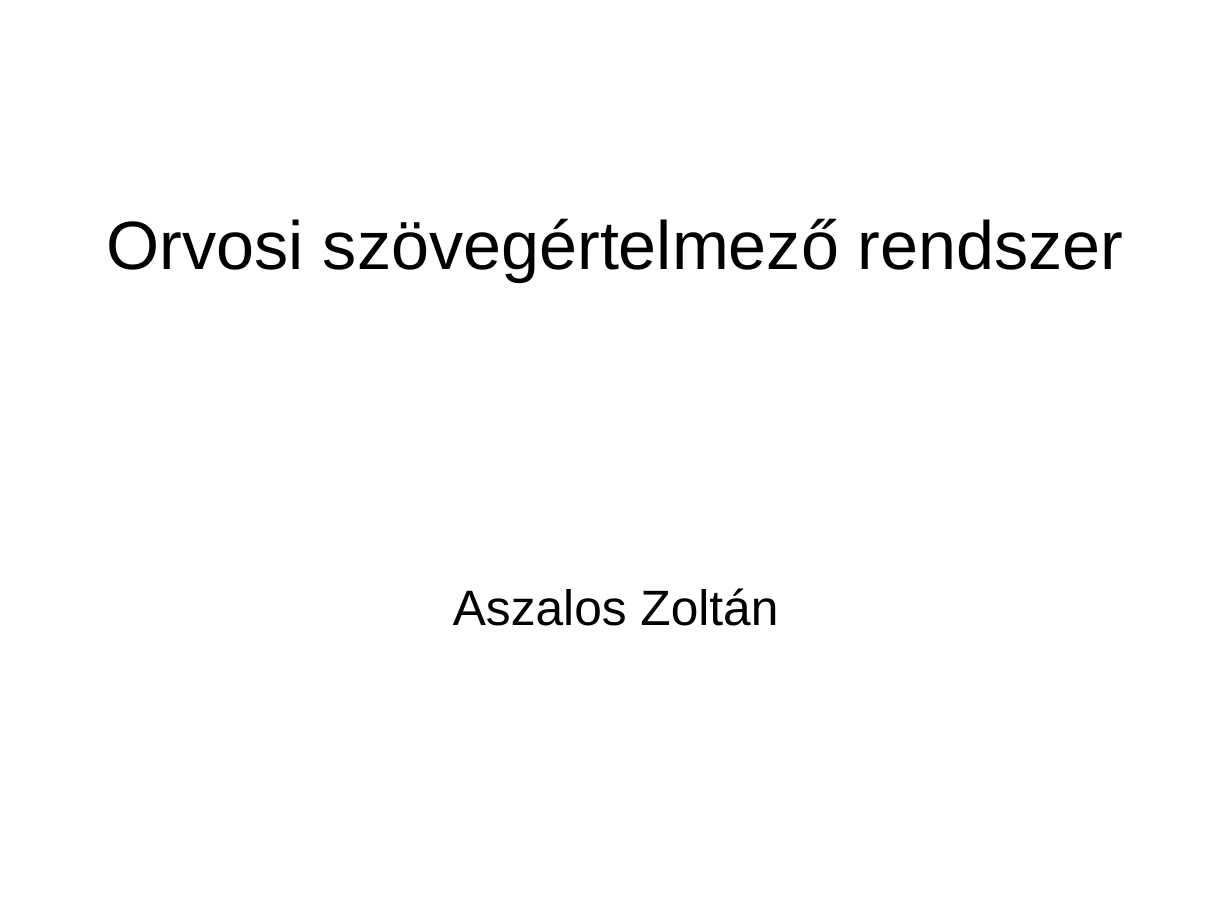
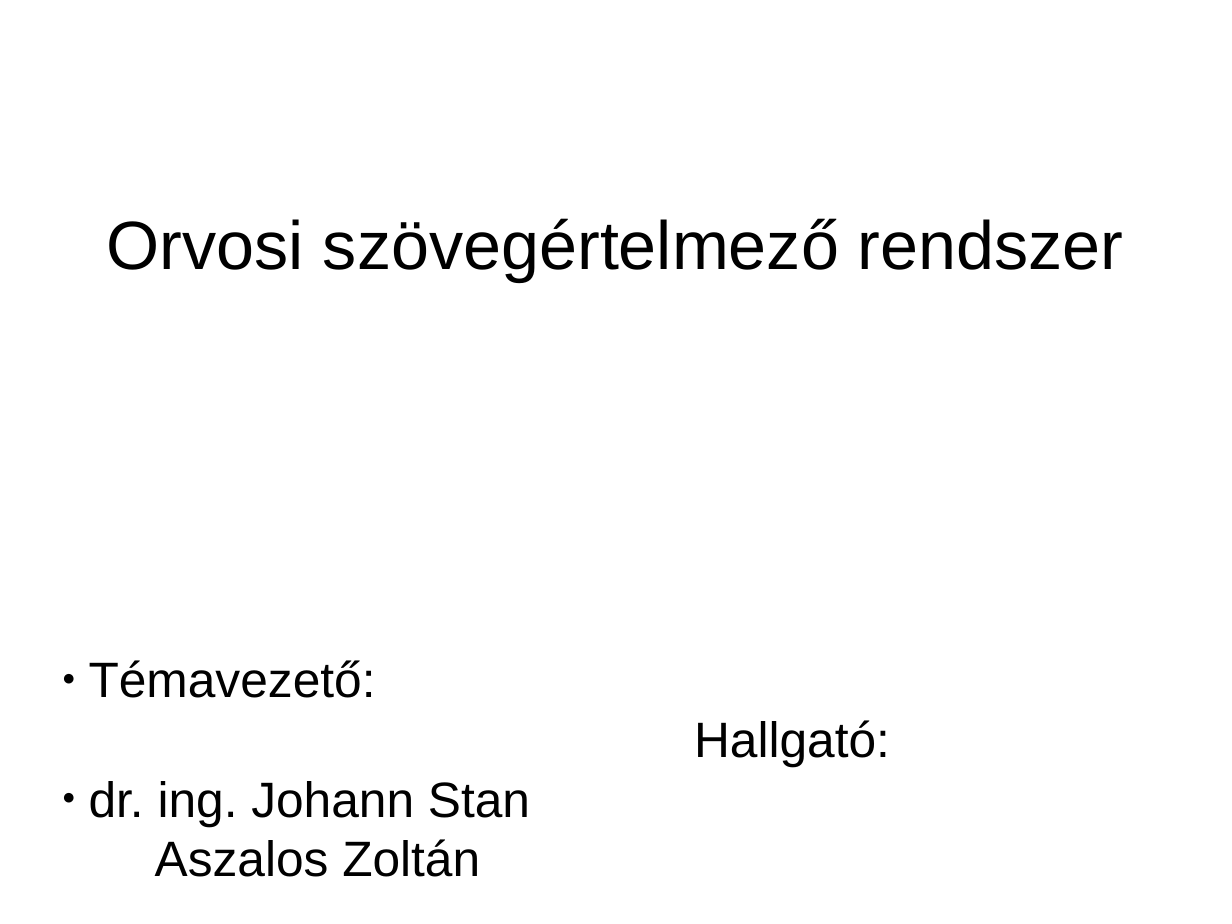
Before and after one commit to Zoliqa/drugsdb, a slide deck: slide 1 of docs/thesis/Orvosi szövegértelmező rendszer - bemutató.pptx. Drawn at 1232x924 pixels with LibreOffice and Linux fonts; fonts in the diff are those of the drawing. Boxes give left, top, right and bottom in pixels: in the first picture for what was removed or moved away, otherwise in the second. Text is boxed around its words. In the diff, an @@ line names an element or a change of style, - is before the commit and + after.

```diff
--- a/docs/thesis/Orvosi szövegértelmező rendszer - bemutató.pptx
+++ b/docs/thesis/Orvosi szövegértelmező rendszer - bemutató.pptx
@@ text "Témavezető: Hallgató:" at (89,660,890,877): vertical alignment middle to top @@
@@ text at (89,660,890,877): text changed @@
-Aszalos Zoltán
+● Témavezető: Hallgató:
+● dr. ing. Johann Stan Aszalos Zoltán
```
Also in this commit, not shown: 1 other file.
